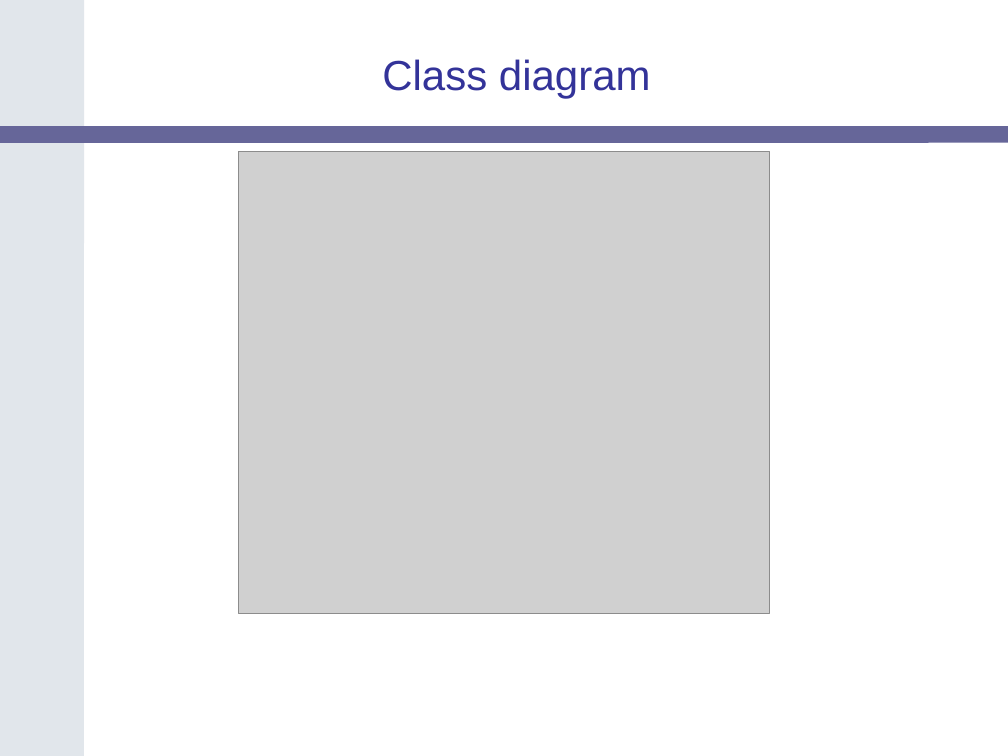
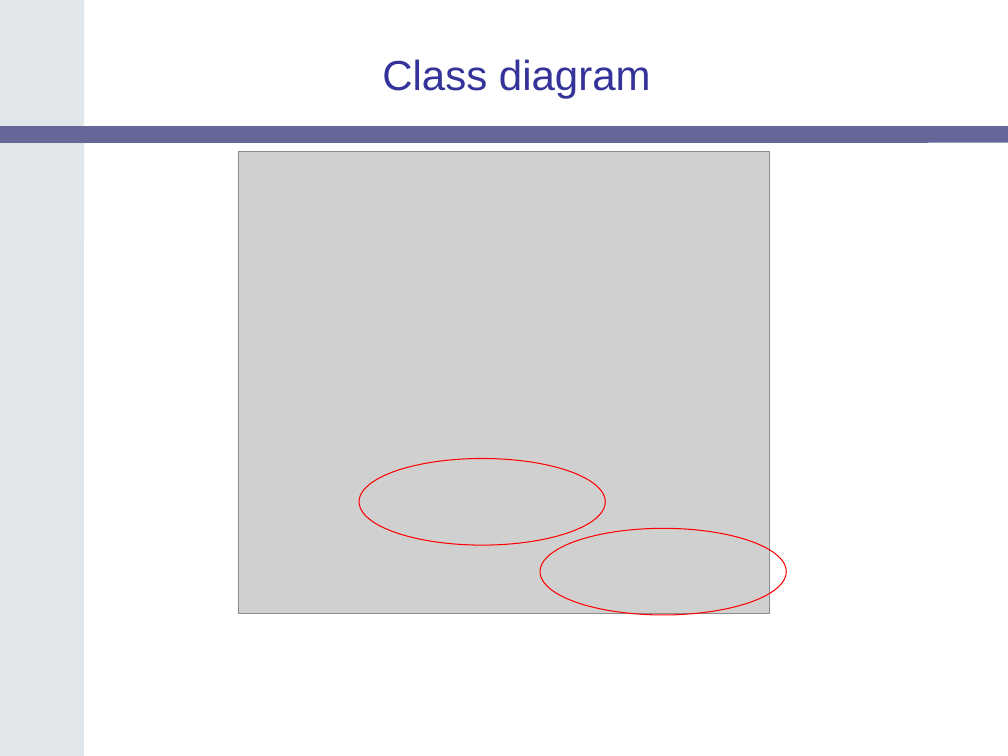
Before and after one commit to NCIP/cagrid-portal, a slide deck: slide 8 of cagrid-1-0/Documentation/presentations/imf-wg/IDP_Design.ppt (slide 6 before the commit). Drawn at 1008x756 pixels with LibreOffice and Linux fonts; fonts in the diff are those of the drawing; grey boxes stand for pictures; background and template pictures are left out. Boxes give left, top, right and bottom in pixels: in the first picture for what was removed or moved away, otherwise in the second. Text is boxed around its words. In the diff, an @@ line names an element or a change of style, - is before the commit and + after.

```diff
--- a/cagrid-1-0/Documentation/presentations/imf-wg/IDP_Design.ppt
+++ b/cagrid-1-0/Documentation/presentations/imf-wg/IDP_Design.ppt
@@ ellipse added at box(359, 459, 605, 545), outline #FF0000 0.74 pt @@
@@ ellipse added at box(540, 528, 786, 615), outline #FF0000 0.74 pt @@
```
Also in this commit, not shown: 3 slides added, 1 slide removed.
